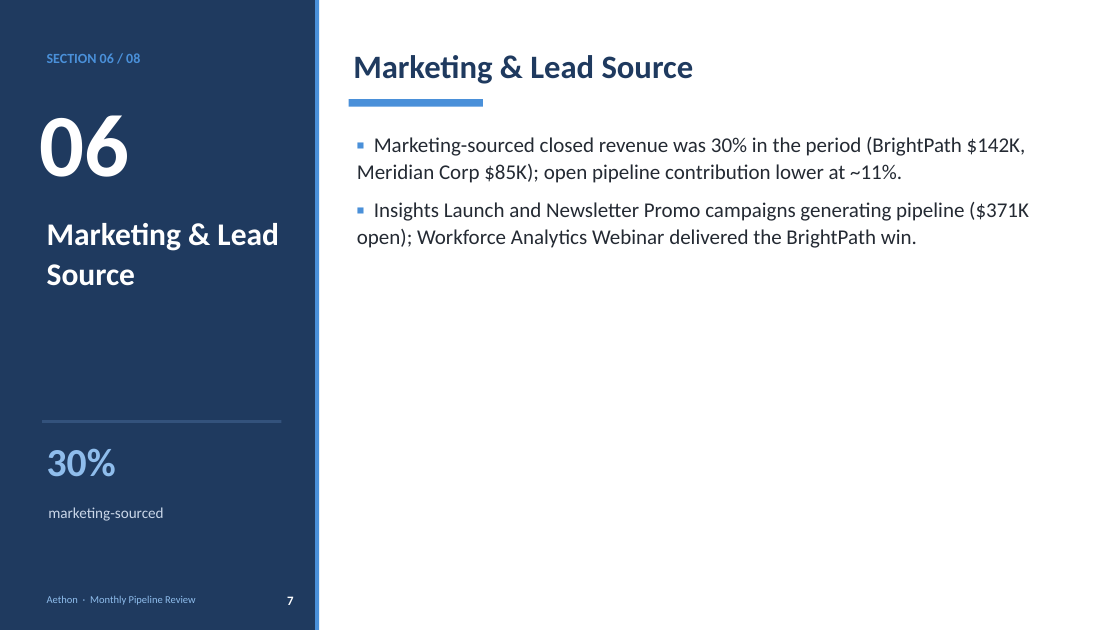
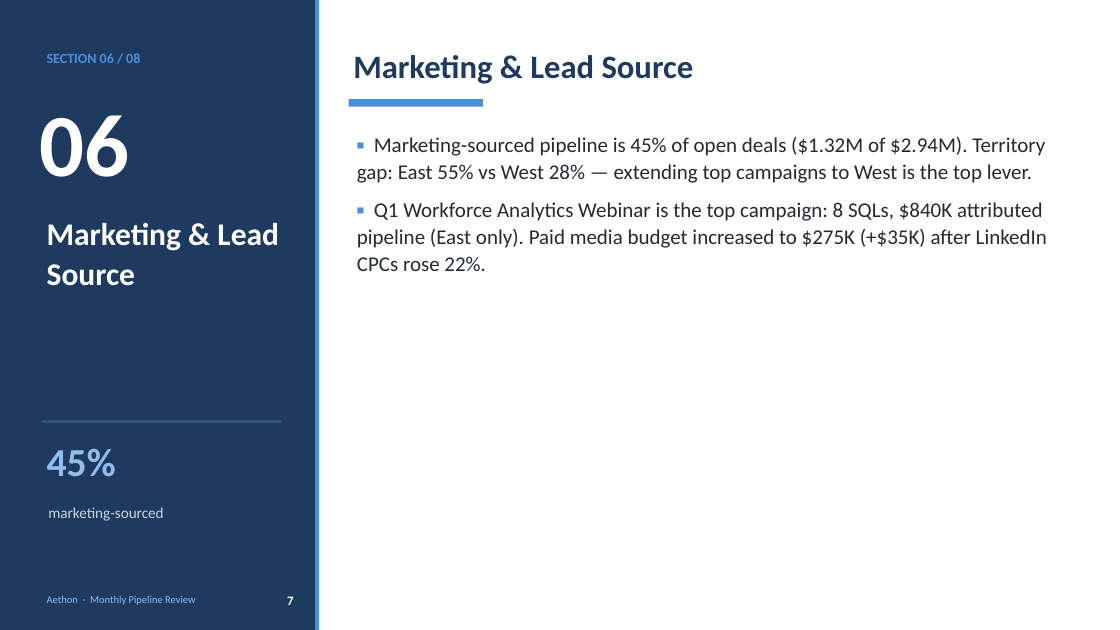
Before and after one commit to souravpoddar001/project-aethon-eval, a slide deck: slide 7 of Aethon04_PipelineReview_Mar10_2026.pptx. Drawn at 1120x630 pixels with LibreOffice and Linux fonts; fonts in the diff are those of the drawing. Boxes give left, top, right and bottom in pixels: in the first picture for what was removed or moved away, otherwise in the second. Text is boxed around its words. In the diff, an @@ line names an element or a change of style, - is before the commit and + after.

```diff
--- a/Aethon04_PipelineReview_Mar10_2026.pptx
+++ b/Aethon04_PipelineReview_Mar10_2026.pptx
@@ text at [357,137,1047,271]: text changed @@
-▪ Marketing-sourced closed revenue was 30% in the period (BrightPath $142K, Meridian Corp $85K); open pipeline contribution lower at ~11%.
-▪ Insights Launch and Newsletter Promo campaigns generating pipeline ($371K open); Workforce Analytics Webinar delivered the BrightPath win.
+▪ Marketing-sourced pipeline is 45% of open deals ($1.32M of $2.94M). Territory gap: East 55% vs West 28% — extending top campaigns to West is the top lever.
+▪ Q1 Workforce Analytics Webinar is the top campaign: 8 SQLs, $840K attributed pipeline (East only). Paid media budget increased to $275K (+$35K) after LinkedIn CPCs rose 22%.
@@ text at [47,448,116,477]: text changed @@
-30%
+45%
```
Also in this commit, not shown: 6 other slides changed, 1 other file.
